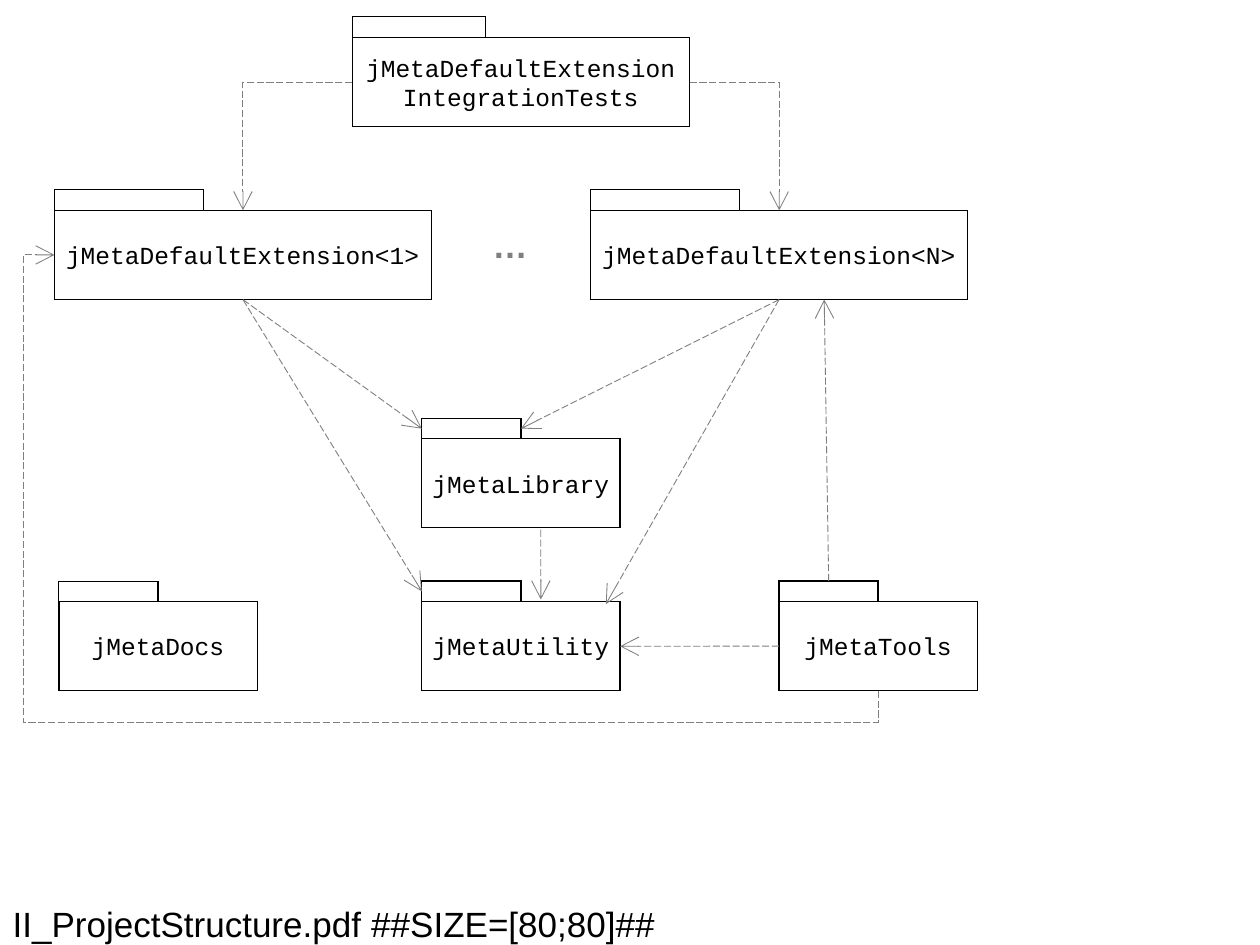
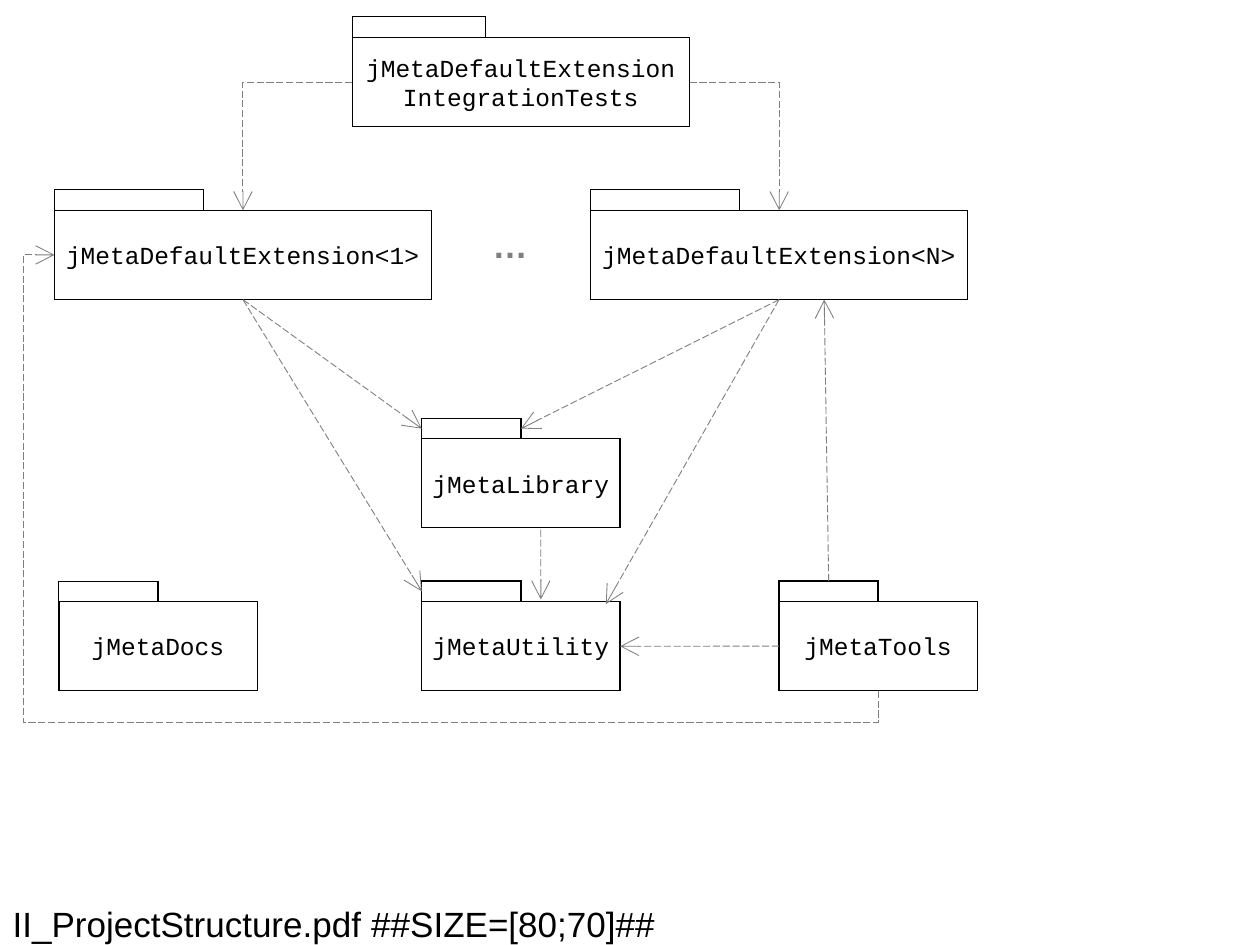
Before and after one commit to jebbard/jMeta, a slide deck: slide 14 of jMetaDocs/DesignConcept/figures/FiguresTotal.ppt. Drawn at 1260x945 pixels with LibreOffice and Linux fonts; fonts in the diff are those of the drawing. Boxes give left, top, right and bottom in pixels: in the first picture for what was removed or moved away, otherwise in the second. Text is boxed around its words. In the diff, an @@ line names an element or a change of style, - is before the commit and + after.

```diff
--- a/jMetaDocs/DesignConcept/figures/FiguresTotal.ppt
+++ b/jMetaDocs/DesignConcept/figures/FiguresTotal.ppt
@@ title at (13, 911, 654, 944): text changed @@
-II_ProjectStructure.pdf ##SIZE=[80;80]##
+II_ProjectStructure.pdf ##SIZE=[80;70]##
```
Also in this commit, not shown: 4 other slides changed, 8 other files.
